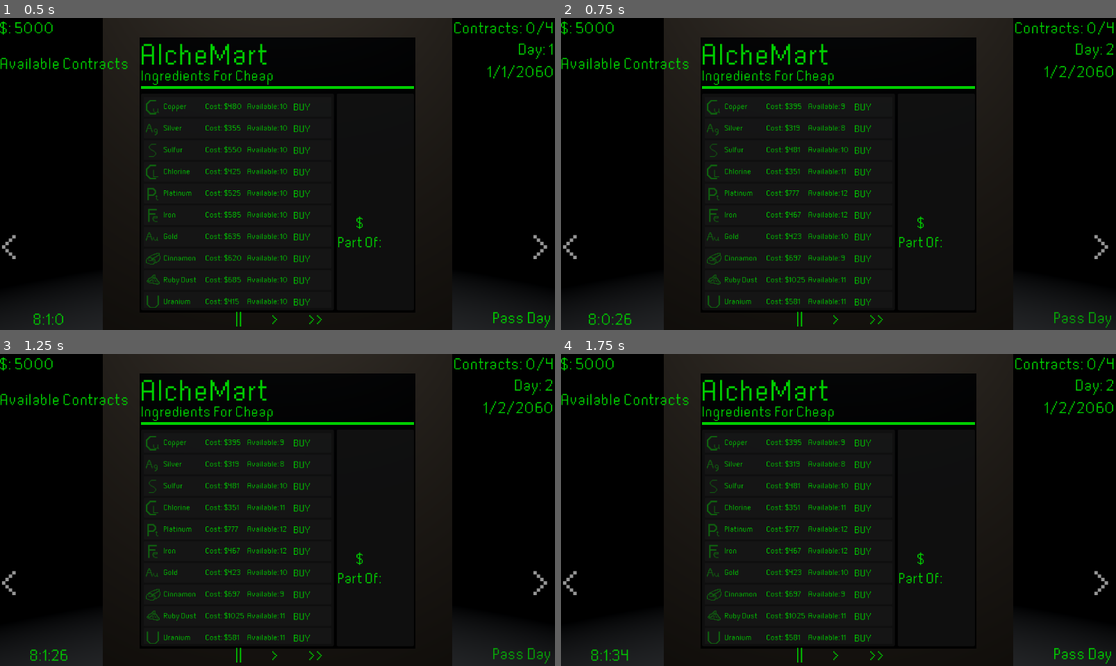
Above: before the commit, frames 1-4 (two rows, left to right).
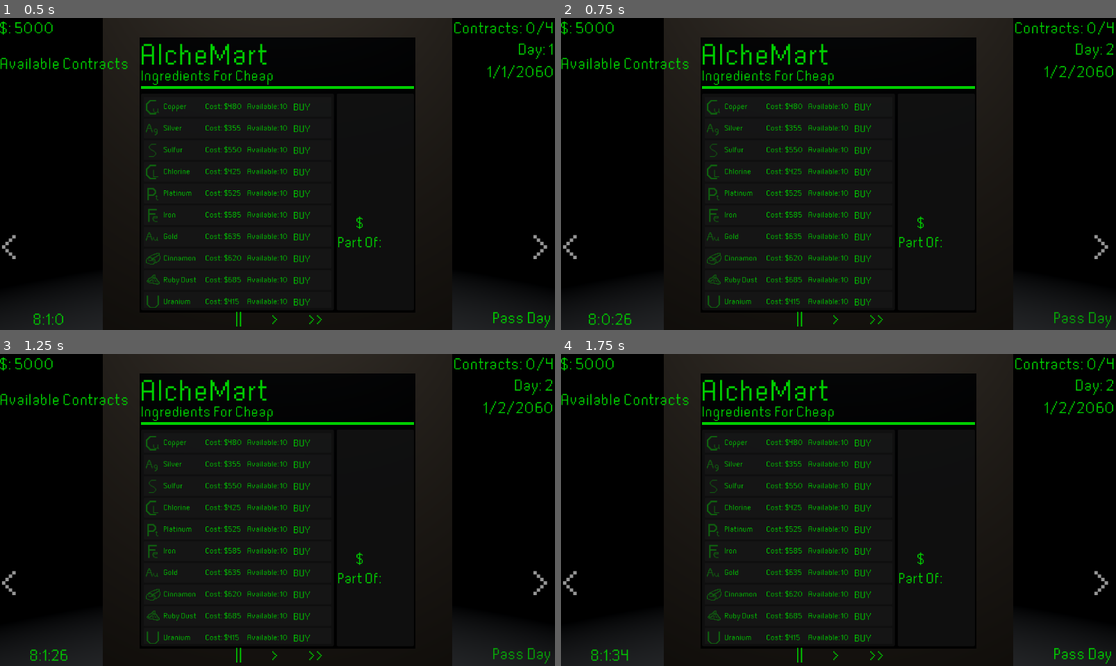
Above: after the commit, the same moments.

Repository: megajolt/Alchemist-Trade-Ltd.
Game: Godot game, scene res://Scenes/maingame.tscn
The game is run twice, just before and just after one commit, with the same random seed, the same clock (stepped at 60 frames per second) and the same inputs.
Inputs:
- Up to frame 1 (0.5 s): no input
- Up to frame 2 (0.75 s): click "Pass Day" at 0.5 s
- Up to frame 3 (1.25 s): no input
- Up to frame 4 (1.75 s): click "||" at 1.25 s

Frame 1 is identical in both runs. In frame 2, 0.3% of the frame differs, in the area x 41-52%, y 27-92%; in frame 3, 0.3%; in frame 4, 0.3%.

Commit message:
Changed how time passes, now includes difference between time at day passing and 24

Diff:
--- a/Scripts/HUD.gd
+++ b/Scripts/HUD.gd
@@ -60,7 +60,7 @@
 	if($"Pass Day".button_pressed||hour==24):
 		$"Pass Day".button_pressed=false
 		$"Pass Day".disabled = true
-		dayPassed.emit()
+		dayPassed.emit(hour,minute,second)
 		day=day+1
 		calDay=calDay+1
 		hour=8
--- a/Scripts/Synthesizer.gd
+++ b/Scripts/Synthesizer.gd
@@ -224,30 +224,31 @@
 	for i in range($TextureRect3/ItemList3.get_item_count()):
 		$TextureRect3/ItemList3.set_item_disabled(i,!$TextureRect3/ItemList3.is_item_disabled(i))
 	itemList4Ingredients=["","","",""]
-func _new_day():
+func _new_day(thour,tmin,tsec):
+	print(thour,tmin,tsec)
 	if(time1[0]>0||time1[1]>0||time1[2]>0):
-		time1[0]=time1[0]-8
+		time1[0]=time1[0]-(8+(24-thour))
 	if(time1[0]<0):
 		time1[0]=0
 		time1[1]=0
 		time1[2]=0
 		_add_to_stock("slot1")
 	if(time2[0]>0||time2[1]>0||time2[2]>0):
-		time2[0]=time2[0]-8
+		time2[0]=time2[0]-(8+(24-thour))
 	if(time2[0]<0):
 		time2[0]=0
 		time2[1]=0
 		time2[2]=0
 		_add_to_stock("slot2")
 	if(time3[0]>0||time3[1]>0||time3[2]>0):
-		time3[0]=time3[0]-8
+		time3[0]=time3[0]-(8+(24-thour))
 	if(time3[0]<0):
 		time3[0]=0
 		time3[1]=0
 		time3[2]=0
 		_add_to_stock("slot3")
 	if(time4[0]>0||time4[1]>0||time4[2]>0):
-		time4[0]=time4[0]-8
+		time4[0]=time4[0]-(8+(24-thour))
 	if(time4[0]<0):
 		time4[0]=0
 		time4[1]=0
